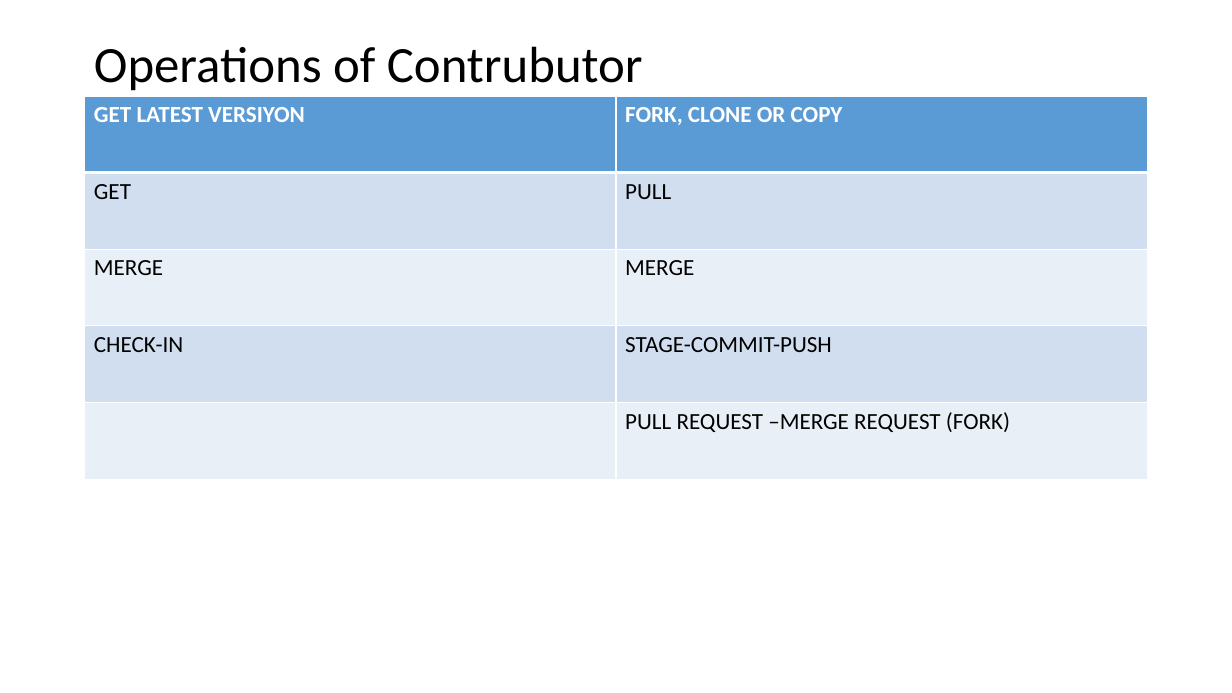
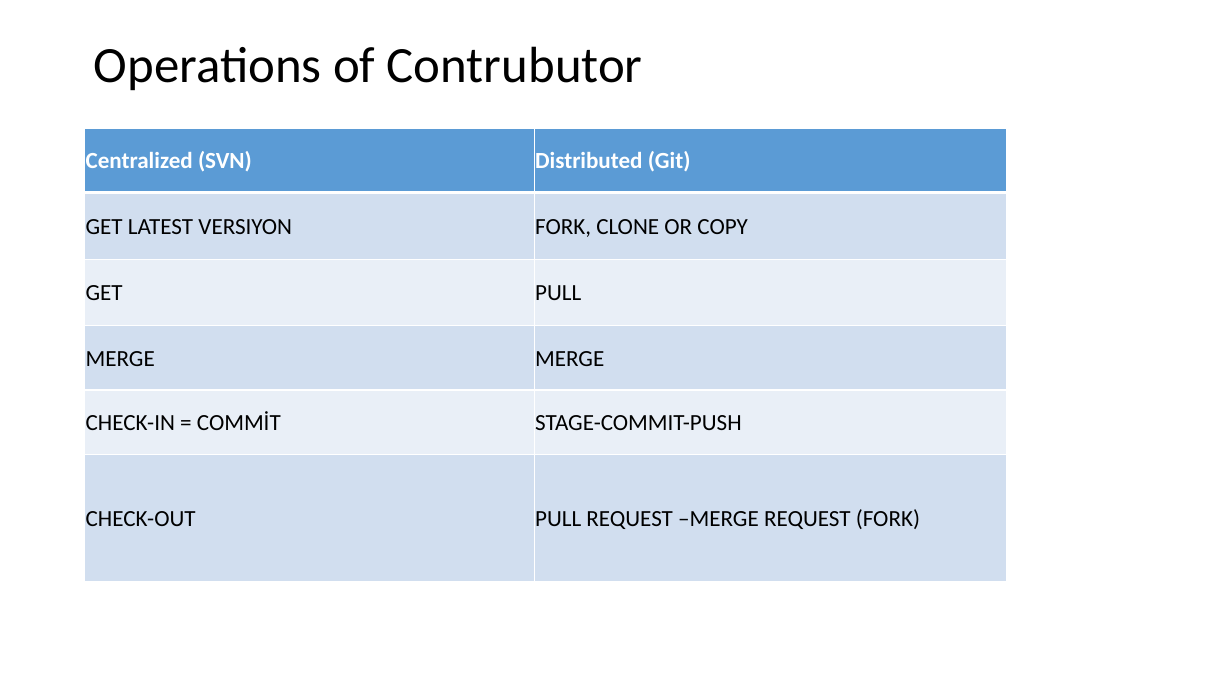
Before and after one commit to mhgulen/Dosyalar, a slide deck: slide 14 of Version Control Protocols.pptx. Drawn at 1232x693 pixels with LibreOffice and Linux fonts; fonts in the diff are those of the drawing. Boxes give left, top, right and bottom in pixels: in the first picture for what was removed or moved away, otherwise in the second. Text is boxed around its words. In the diff, an @@ line names an element or a change of style, - is before the commit and + after.

```diff
--- a/Version Control Protocols.pptx
+++ b/Version Control Protocols.pptx
@@ table at (85, 128, 1006, 582) @@
+row 1: Centralized (SVN) | Distributed (Git)
-row 5, column 1: CHECK-IN
+row 5, column 1: CHECK-IN = COMMİT
-row 6, column 1: 
+row 6, column 1: CHECK-OUT
@@ table: place and size @@
-table at (85, 96, 1148, 480)
+table at (85, 128, 1006, 582)
```
Also in this commit, not shown: 9 other slides changed, 1 slide removed.
